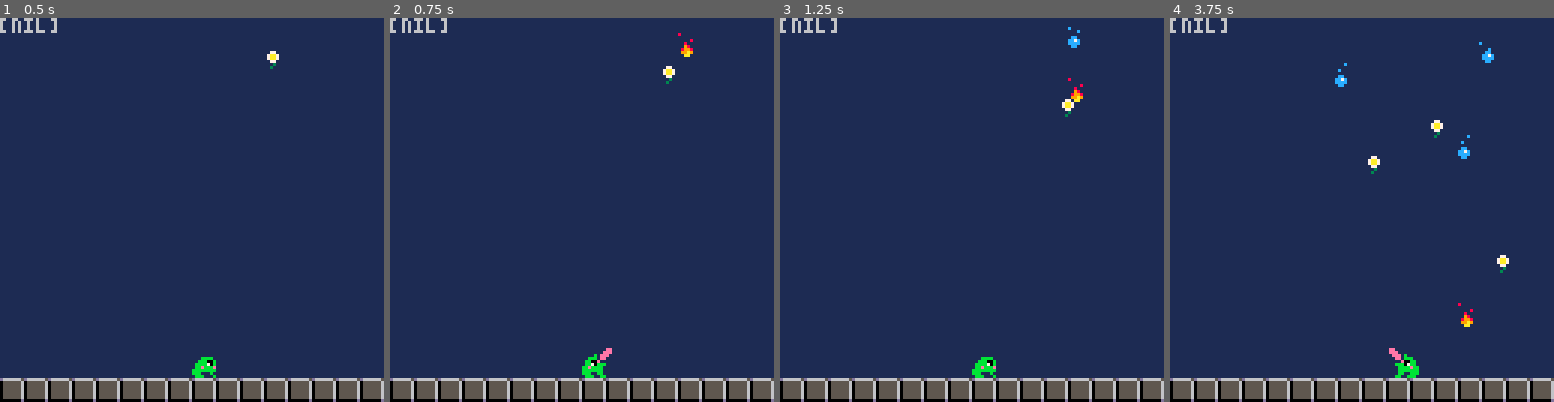
Above: before the commit, frames 1-4 (left to right).
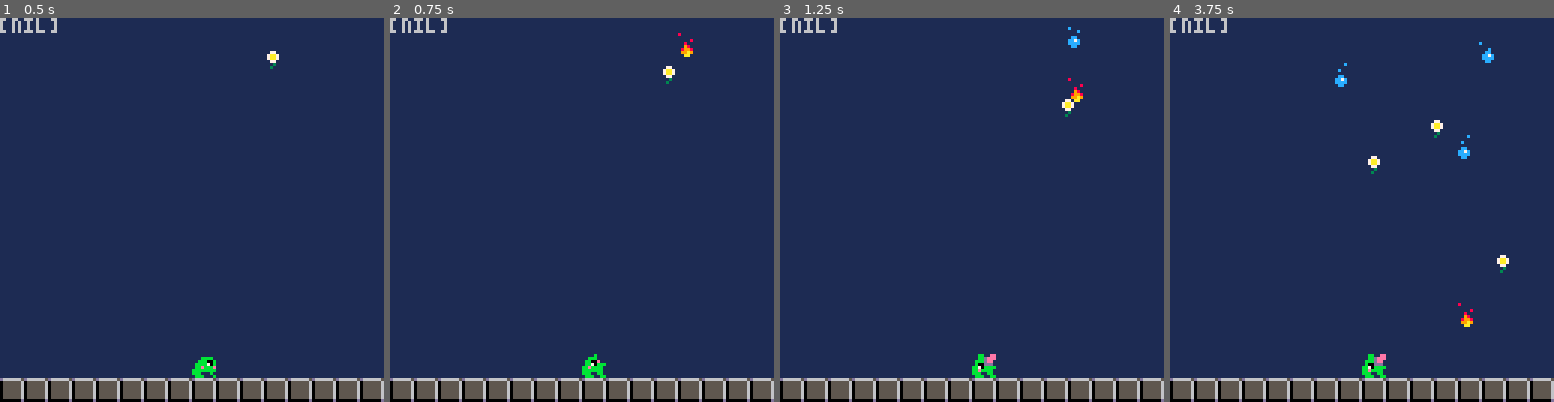
Above: after the commit, the same moments.

Repository: Ricchan-piup/0froppy
Game: PICO-8 cartridge 0main.p8
The game is run twice, just before and just after one commit, with the same random seed, the same clock (stepped at 60 frames per second) and the same inputs.
Inputs:
- Up to frame 1 (0.5 s): no input
- Up to frame 2 (0.75 s): tap O (Z key) at 0.7 s
- Up to frame 3 (1.25 s): no input
- Up to frame 4 (3.75 s): hold Right 1.6-2.1 s; tap O (Z key) every 0.4 s from 1.7 to 3.7 s; hold Right 2.47-3.03 s; hold Left 3.08-3.58 s

Frame 1 is identical in both runs. In frame 2, less than 0.1% of the frame differs, in the area x 54-58%, y 85-90%; in frame 3, 0.2%; in frame 4, 0.6%, in the area x 50-65%, y 85-94%.

Commit message:
I started refactoring
The state machine architecture of the player is looking good for now

Diff:
--- a/actors.lua
+++ b/actors.lua
@@ -69,6 +69,8 @@
 function make_actor(k, x0, y0, d)
 
 	local a = {
+
+
 		k=k, -- sprite of actor/identificator in the actor database
 
 		eaten = false, -- flag to know if the actor is currently eaten by the player, this is used to stop the move function of the actor when it's eaten.
--- a/player.lua
+++ b/player.lua
@@ -1,26 +1,97 @@
+--[[
+The different states for the player are defined as integer constants
+]]
+
+pl_idle = 1
+pl_walk = 2
+pl_attack = 3
+pl_stretching_tongue = 4
+pl_pulling_tongue = 5
+pl_eating_ennemy = 6
+
 -- overwrites make_actor to initialize the player (player is added to the actors table by make_actor)
 function make_player()
 
 	local a = make_actor(2, 64, 14*8, 1)
 
 	a.is_player = true
-	a.move = move_player
+	a.move = update_player
 	a.score = 0
 	a.tongue = nil
 	a.cooldown = false
-
-	a.states = {"iddle", "walk", "attack", "tongue_out", "eating_ennemy"}
-
-	a.animations = {
-		iddle = {start = 2, frames = 1, length = 0, loop = true},
-		walk = {start = 1, frames = 2, length = 5, loop = true},
-		attack = {start = 3, frames = 3, length = 1, loop = false, next_state = "tongue_out"},
-		tongue_out = {start =  6, frames = 1, length = 0, loop = false},
-		eating_ennemy = {start = 7, frames = 1, length = 0, loop = false}
+	a.state = pl_idle
+
+	a.updates = {
+		[pl_idle] = u_idle,
+
+		[pl_walk] = u_walk,
+		[pl_attack] = function(a)
+			a.x += a.dx
+			a.y += a.dy
+		end,
+		[pl_stretching_tongue] = function(a)
+			a.x += a.dx
+			a.y += a.dy
+		end,
+		[pl_pulling_tongue] = function(a)
+			a.x -= a.dx
+			a.y -= a.dy
+		end,
+		[pl_eating_ennemy] = function(a)
+			eat_ennemy(a)
+		end
+}
+
+	-- a.animations = {
+	-- 	iddle = {start = 2, frames = 1, length = 0, loop = true},
+	-- 	walk = {start = 1, frames = 2, length = 5, loop = true},
+	-- 	attack = {start = 3, frames = 3, length = 1, loop = false, next_state = "tongue_out"},
+	-- 	tongue_out = {start =  6, frames = 1, length = 0, loop = false},
+	-- 	eating_ennemy = {start = 7, frames = 1, length = 0, loop = false}
+	-- }
+		a.animations = {
+		[pl_idle] = {start = 2, frames = 1, length = 0, loop = true},
+		[pl_walk] = {start = 1, frames = 2, length = 5, loop = true},
+		[pl_attack] = {start = 3, frames = 3, length = 1, loop = false, next_state = pl_stretching_tongue},
+		[pl_stretching_tongue] = {start =  3, frames = 3, length = 1, loop = false},
+		[pl_pulling_tongue] = {start = 7, frames = 1, length = 0, loop = false},
+		[pl_eating_ennemy] = {start = 7, frames = 1, length = 0, loop = false}
 	}
-
-
 	return a
+end
+
+-- 0 is the right button, 1 is left, 4 is w, 5 is x
+function u_idle(pl)
+	pl.dx = 0
+	if btn(0) or btn(1) then
+		set_state(pl, pl_walk)
+	elseif btn(4) then
+		set_state(pl, pl_stretching_tongue)
+	end
+end
+
+function u_walk(pl)
+	if btn(4) then
+		set_state(pl, pl_stretching_tongue)
+	elseif btn(1) then
+		if is_floor(pl.x + 4) == true then
+			pl.d = 1
+			pl.dx = 1
+		end
+	elseif btn(0) then
+		if is_floor(pl.x - 5) == true then
+			pl.d = -1
+			pl.dx = -1
+		end
+	else
+		set_state(pl, pl_idle)
+	end
+end
+
+function u_stretching_tongue(pl)
+	if btn(4) then
+
+	end
 end
 
 -- makes the tongue at the player's location, the data for the tongue can be seen in the actor's table in actors
@@ -194,3 +265,10 @@
 
 	move_actor(pl)
 end
+
+function update_player(pl)
+	local update = pl.updates[pl.state]
+	update(pl)
+
+	move_actor(pl)
+end
